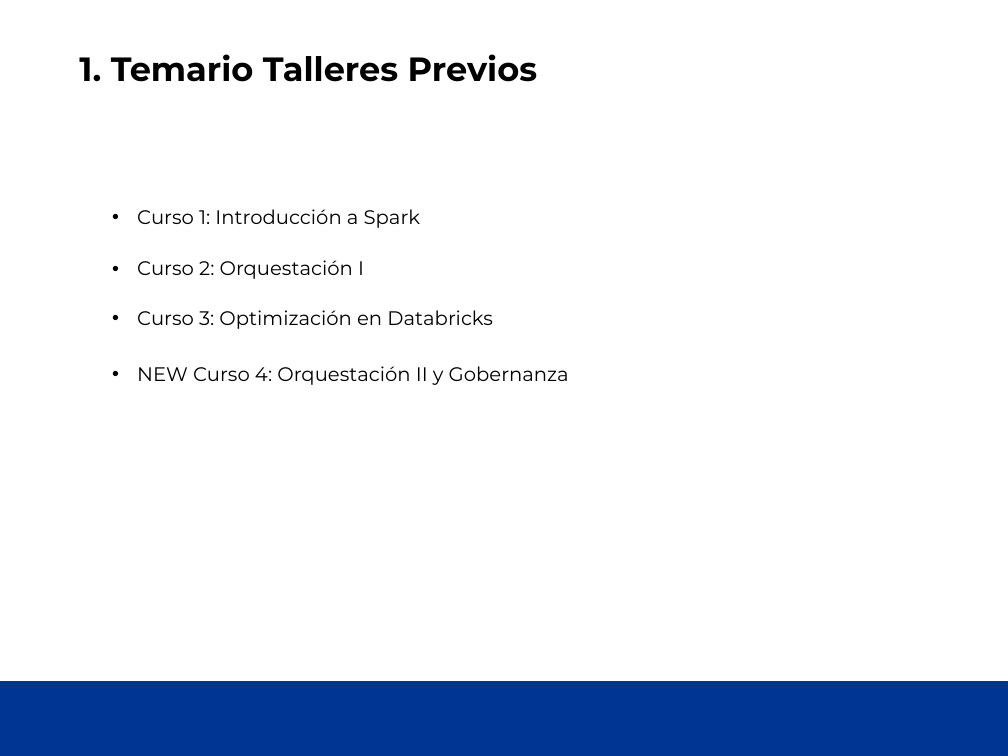
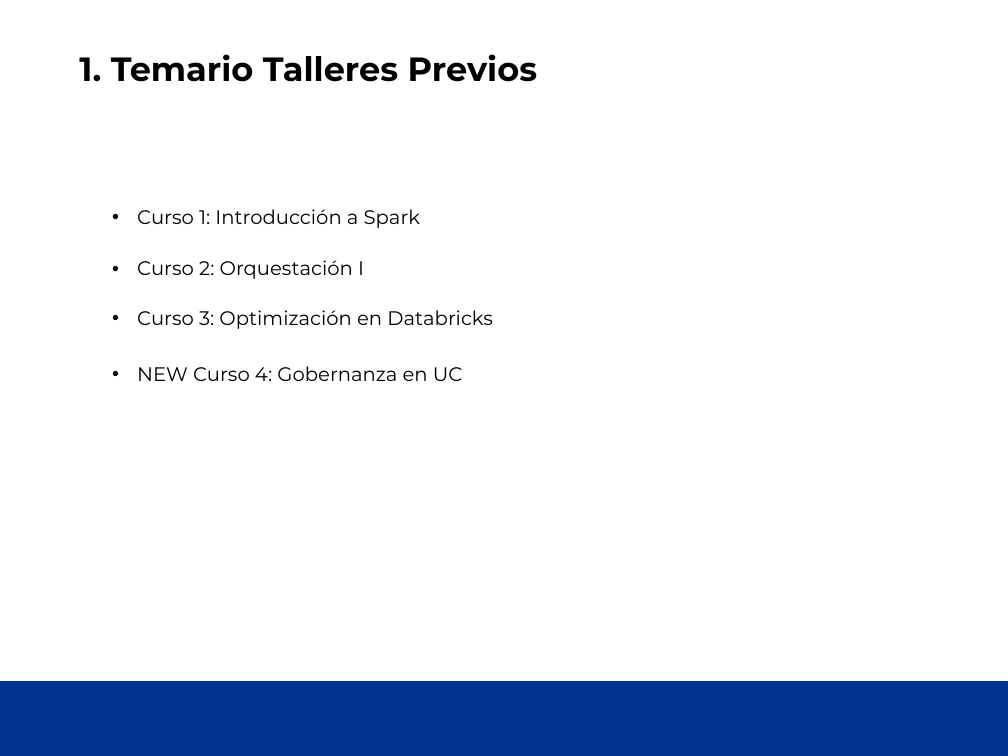
Before and after one commit to cpl-ceste/databricks_governance, a slide deck: slide 4 of UC_Course_Sesion1/UCDatabrick - Sesion 1.pptx. Drawn at 1008x756 pixels with LibreOffice and Linux fonts; fonts in the diff are those of the drawing; background and template pictures are left out. Boxes give left, top, right and bottom in pixels: in the first picture for what was removed or moved away, otherwise in the second. Text is boxed around its words. In the diff, an @@ line names an element or a change of style, - is before the commit and + after.

```diff
--- a/UC_Course_Sesion1/UCDatabrick - Sesion 1.pptx
+++ b/UC_Course_Sesion1/UCDatabrick - Sesion 1.pptx
@@ text at bbox=[137, 366, 463, 381]: text changed @@
-  • NEW Curso 4: Orquestación II y Gobernanza
+  • NEW Curso 4: Gobernanza en UC
```
Also in this commit, not shown: 9 other slides changed, 4 slides added, 1 other file.
